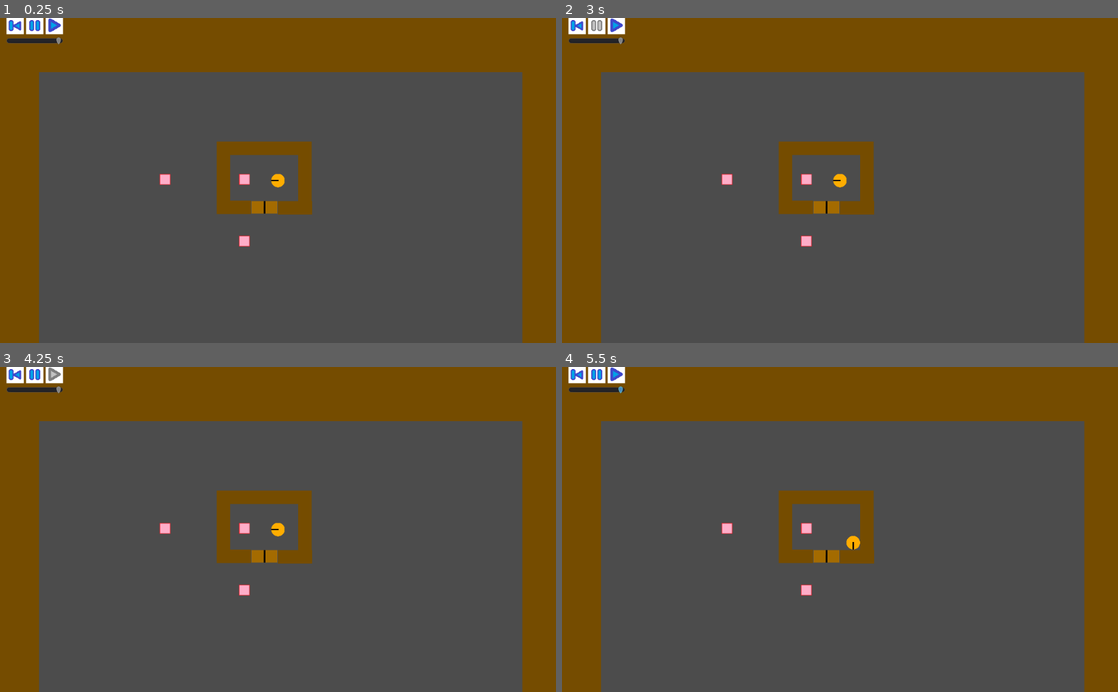
Above: before the commit, frames 1-4 (two rows, left to right).
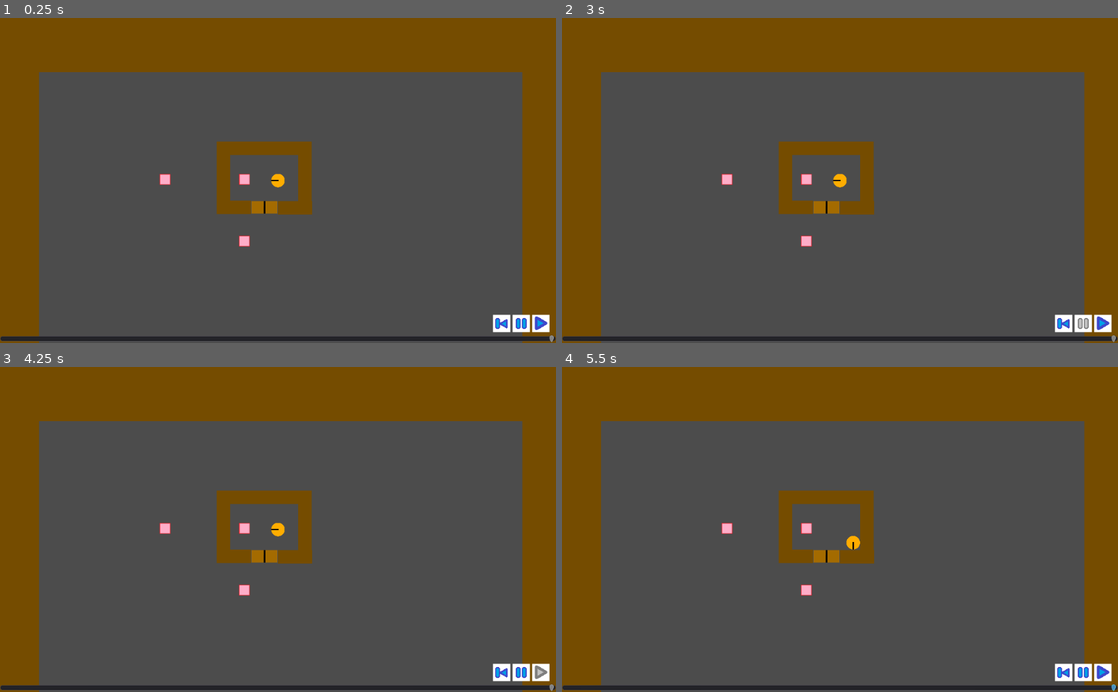
Above: after the commit, the same moments.

Repository: Charidan/Kleptochron
Game: Godot game, scene res://scenes/CollisionTest.tscn
Two runs of this game, one before a commit and one after it. Both use one fixed random seed, a clock stepped at 60 frames per second and the inputs below.
Inputs (mouse positions are in pixels of both pictures, inside the frame that each line leads up to; where the layout moved, square brackets give the same spot in the first picture):
- Up to frame 1 (0.25 s): no input
- Up to frame 2 (3 s): click (1112, 323) at 0.52 s; click (1117, 323) at 1.27 s; click (1062, 323) [578, 24] at 2 s; click (1084, 323) [595, 24] at 2.75 s
- Up to frame 3 (4.25 s): click (539, 672) [55, 373] at 3.5 s
- Up to frame 4 (5.5 s): tap Enter at 4.25 s; hold Right (ui_right) 4.28-5.03 s; tap Space at 5 s; hold Down (ui_down) from 5.03 s (still down)

The runs differ from the first frame. In frame 1, 2.5% of the frame differs, in the area x 0-100%, y 0-100%; in frame 2, 2.5%; in frame 3, 2.5%; in frame 4, 2.5%.

Commit message:
Hooked up the HUD to attach to the camera. Padded the buttons in an awful kludge.

Diff:
--- a/scenes/CollisionTest.tscn
+++ b/scenes/CollisionTest.tscn
@@ -86,4 +86,12 @@
 PASSWORD = "alpha"
 SPEED = 9
 
-[node name="HUD" parent="." index="14" instance=ExtResource( 6 )]
+[node name="CanvasLayer" type="CanvasLayer" parent="." index="14"]
+
+layer = 1
+offset = Vector2( 0, 0 )
+rotation = 0.0
+scale = Vector2( 1, 1 )
+transform = Transform2D( 1, 0, 0, 1, 0, 0 )
+
+[node name="HUD" parent="CanvasLayer" index="0" instance=ExtResource( 6 )]
--- a/scenes/HUD.tscn
+++ b/scenes/HUD.tscn
@@ -58,7 +58,7 @@
 size_flags_horizontal = 1
 size_flags_vertical = 1
 alignment = 2
-_sections_unfolded = [ "Grow Direction", "Size Flags" ]
+_sections_unfolded = [ "Anchor", "Grow Direction", "Margin", "Rect", "Size Flags" ]
 
 [node name="button_jump" type="TextureButton" parent="VBoxContainer/HBoxContainer" index="0"]
 
@@ -66,8 +66,8 @@
 anchor_top = 0.0
 anchor_right = 0.0
 anchor_bottom = 0.0
-margin_left = 912.0
-margin_right = 944.0
+margin_left = 900.0
+margin_right = 932.0
 margin_bottom = 32.0
 rect_pivot_offset = Vector2( 0, 0 )
 rect_clip_content = false
@@ -94,8 +94,8 @@
 anchor_top = 0.0
 anchor_right = 0.0
 anchor_bottom = 0.0
-margin_left = 948.0
-margin_right = 980.0
+margin_left = 936.0
+margin_right = 968.0
 margin_bottom = 32.0
 rect_pivot_offset = Vector2( 0, 0 )
 rect_clip_content = false
@@ -122,8 +122,8 @@
 anchor_top = 0.0
 anchor_right = 0.0
 anchor_bottom = 0.0
-margin_left = 984.0
-margin_right = 1016.0
+margin_left = 972.0
+margin_right = 1004.0
 margin_bottom = 32.0
 rect_pivot_offset = Vector2( 0, 0 )
 rect_clip_content = false
@@ -142,6 +142,75 @@
 texture_hover = ExtResource( 6 )
 texture_disabled = ExtResource( 5 )
 texture_focused = ExtResource( 6 )
+_sections_unfolded = [ "Textures" ]
+
+[node name="button_blank" type="TextureButton" parent="VBoxContainer/HBoxContainer" index="3"]
+
+anchor_left = 0.0
+anchor_top = 0.0
+anchor_right = 0.0
+anchor_bottom = 0.0
+margin_left = 1008.0
+margin_right = 1008.0
+margin_bottom = 32.0
+rect_pivot_offset = Vector2( 0, 0 )
+rect_clip_content = false
+focus_mode = 2
+mouse_filter = 0
+mouse_default_cursor_shape = 0
+size_flags_horizontal = 1
+size_flags_vertical = 1
+toggle_mode = false
+action_mode = 0
+enabled_focus_mode = 2
+shortcut = null
+group = null
+_sections_unfolded = [ "Textures" ]
+
+[node name="button_blank2" type="TextureButton" parent="VBoxContainer/HBoxContainer" index="4"]
+
+anchor_left = 0.0
+anchor_top = 0.0
+anchor_right = 0.0
+anchor_bottom = 0.0
+margin_left = 1012.0
+margin_right = 1012.0
+margin_bottom = 32.0
+rect_pivot_offset = Vector2( 0, 0 )
+rect_clip_content = false
+focus_mode = 2
+mouse_filter = 0
+mouse_default_cursor_shape = 0
+size_flags_horizontal = 1
+size_flags_vertical = 1
+toggle_mode = false
+action_mode = 0
+enabled_focus_mode = 2
+shortcut = null
+group = null
+_sections_unfolded = [ "Textures" ]
+
+[node name="button_blank3" type="TextureButton" parent="VBoxContainer/HBoxContainer" index="5"]
+
+anchor_left = 0.0
+anchor_top = 0.0
+anchor_right = 0.0
+anchor_bottom = 0.0
+margin_left = 1016.0
+margin_right = 1016.0
+margin_bottom = 32.0
+rect_pivot_offset = Vector2( 0, 0 )
+rect_clip_content = false
+focus_mode = 2
+mouse_filter = 0
+mouse_default_cursor_shape = 0
+size_flags_horizontal = 1
+size_flags_vertical = 1
+toggle_mode = false
+action_mode = 0
+enabled_focus_mode = 2
+shortcut = null
+group = null
 _sections_unfolded = [ "Textures" ]
 
 [node name="time_slider" type="HSlider" parent="VBoxContainer" index="1"]
